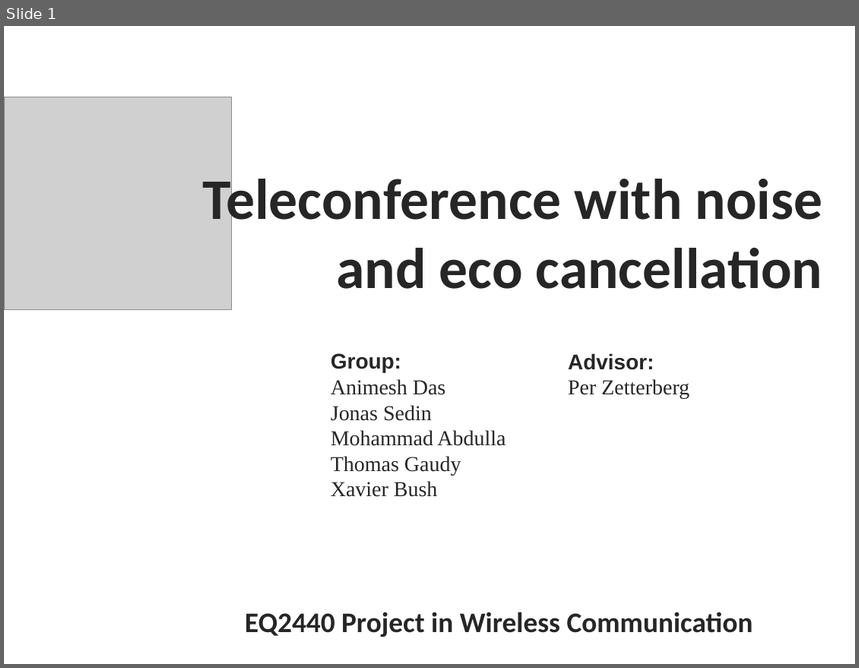
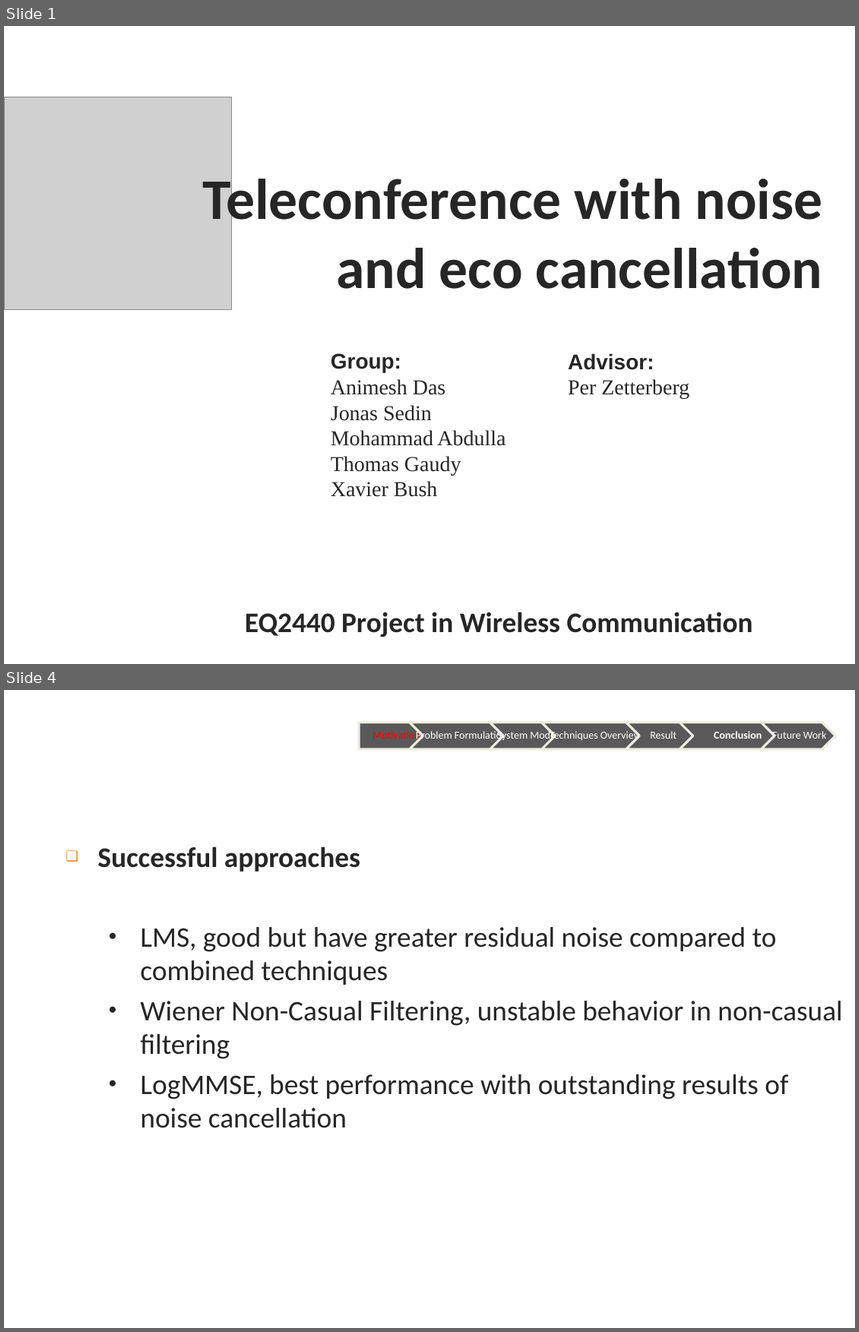
Before and after one commit to pzett/eq2440_2015, a slide deck: Draft_Final_Presentation.pptx. Shown one above the other, each under a label of ours: slide 1 before the commit, slides 1 and 4 after it; the slides between them are not shown. The pictures are 859x668 and 859x1332 pixels, drawn with LibreOffice and Linux fonts; fonts in the diff are those of the drawing; grey boxes stand for pictures; background and template pictures are left out. Boxes give left, top, right and bottom in pixels: in the first picture for what was removed or moved away, otherwise in the second. Text is boxed around its words. In the diff, an @@ line names an element or a change of style, - is before the commit and + after.

```diff
--- a/Draft_Final_Presentation.pptx
+++ b/Draft_Final_Presentation.pptx
@@ slide 4 added at (4,690,855,1328), background picture (left out) @@
@@ title added at (5,698,623,760), 30 pt, text #FFFFFF @@
+Motivation
@@ group added at (359,723,835,749): 7 texts, 6 chevrons, 1 pentagon arrow @@
+Motivation
+Problem Formulation
+System Model
+Techniques Overview
+Result
+Conclusion
+Future Work
@@ text added at (97,847,842,1129), 24 pt, text #262626 @@
+❑ Successful approaches
+  ● LMS, good but have greater residual noise compared to combined techniques
+  ● Wiener Non-Casual Filtering, unstable behavior in non-casual filtering
+  ● LogMMSE, best performance with outstanding results of noise cancellation
```
Also in this commit, not shown: 11 slides changed, 1 other slide added.
